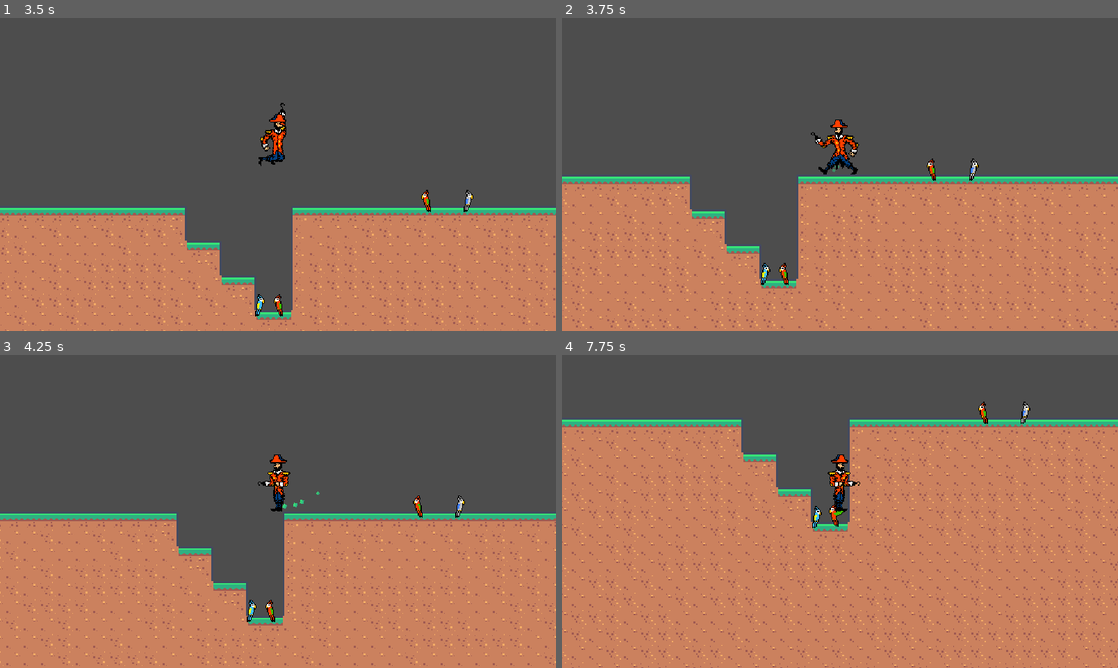
Above: before the commit, frames 1-4 (two rows, left to right).
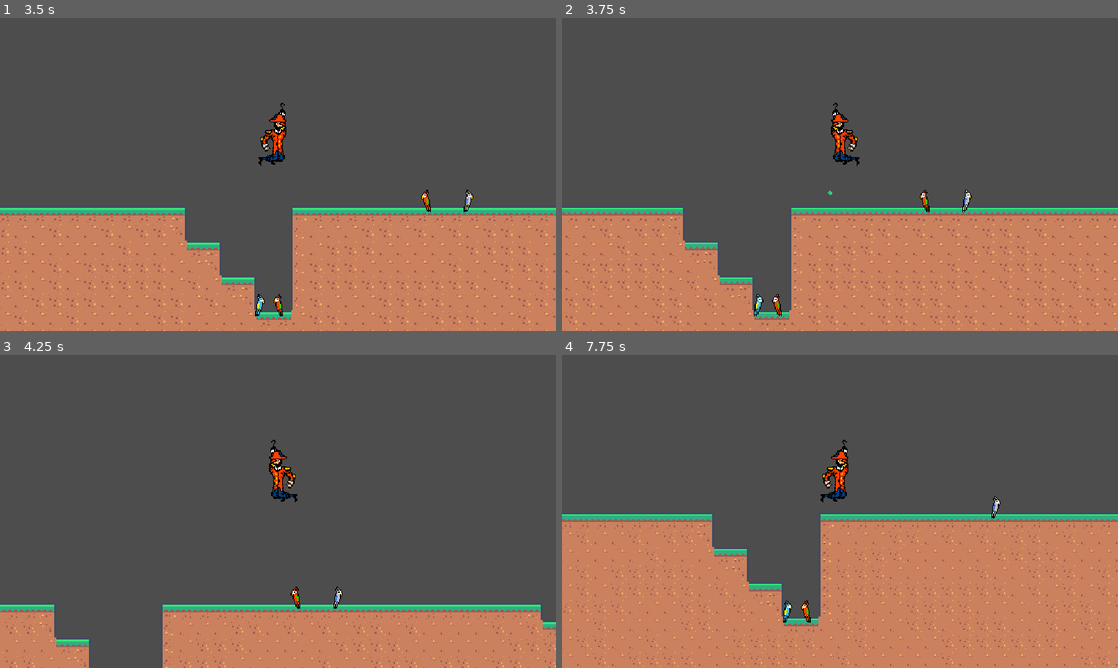
Above: after the commit, the same moments.

Repository: The-Randalorian/CaptainZip
Game: Godot game, scene res://Levels/level 1.tscn
The game is run twice, just before and just after one commit, with the same random seed, the same clock (stepped at 60 frames per second) and the same inputs.
Inputs:
- Up to frame 1 (3.5 s): hold D (move_right) 0.53-1.28 s; hold Space (move_jump) 0.53-1.28 s; hold A (move_left) 1.28-2.03 s; tap Space (move_jump) at 1.35, 1.52, 1.82, 2.85, 3.02, 3.32 s; hold Space (move_jump) 2.03-2.78 s; hold D (move_right) from 2.03 s (still down)
- Up to frame 2 (3.75 s): release D (move_right) at 3.53 s; hold A (move_left) from 3.53 s (still down); hold Space (move_jump) from 3.53 s (still down)
- Up to frame 3 (4.25 s): keep holding A (move_left); keep holding Space (move_jump)
- Up to frame 4 (7.75 s): release Space (move_jump) at 4.28 s; tap Space (move_jump) at 4.35, 4.52, 4.82, 5.85, 6.02, 6.32, 7.35, 7.52 s; hold Space (move_jump) 5.03-5.78 s; release A (move_left) at 5.78 s; hold D (move_right) from 5.78 s (still down); hold Space (move_jump) 6.53-7.28 s

Frame 1 is identical in both runs. In frame 2, 18% of the frame differs, in the area x 0-100%, y 27-100%; in frame 3, 33%; in frame 4, 38%, in the area x 0-100%, y 14-100%.

Commit message:
Jump chainged

Diff:
--- a/main_menu.gd
+++ b/main_menu.gd
@@ -11,4 +11,4 @@
 
 
 func _on_start_button_pressed():
-	get_tree().change_scene("res://level 1.tscn") # Replace with function body.
+	get_tree().change_scene_to_file("res://Levels/level 1.tscn") # Replace with function body.
--- a/player.gd
+++ b/player.gd
@@ -131,9 +131,13 @@
 		$CPUParticles2D.emitting = false
 
 	# Handle jump.
-	if Input.is_action_just_pressed("move_jump") and is_on_floor():
+	if Input.is_action_pressed("move_jump") and is_on_floor():
 		velocity.y = JUMP_VELOCITY
-		$Sprite2D.play("jump")
+		if !Input.is_action_just_pressed("move_jump"):
+			$Sprite2D.play("default")
+			$Sprite2D.play("jump")
+		else:
+			$Sprite2D.play("jump")
 		$Sprite2D.position = Vector2(0, -40)
 
 	move_and_slide()
